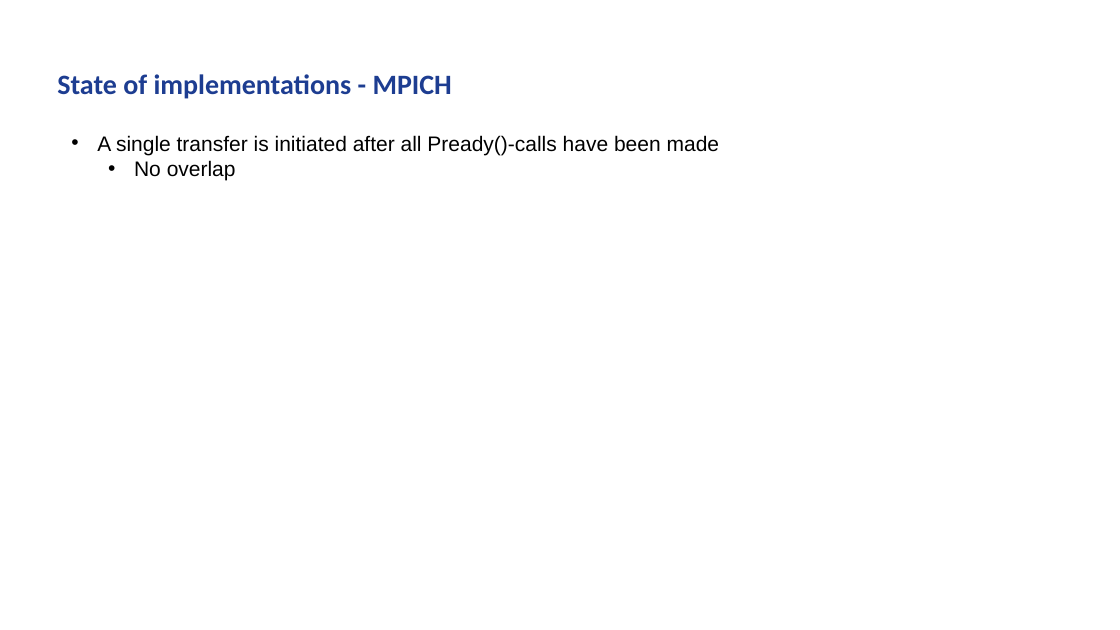
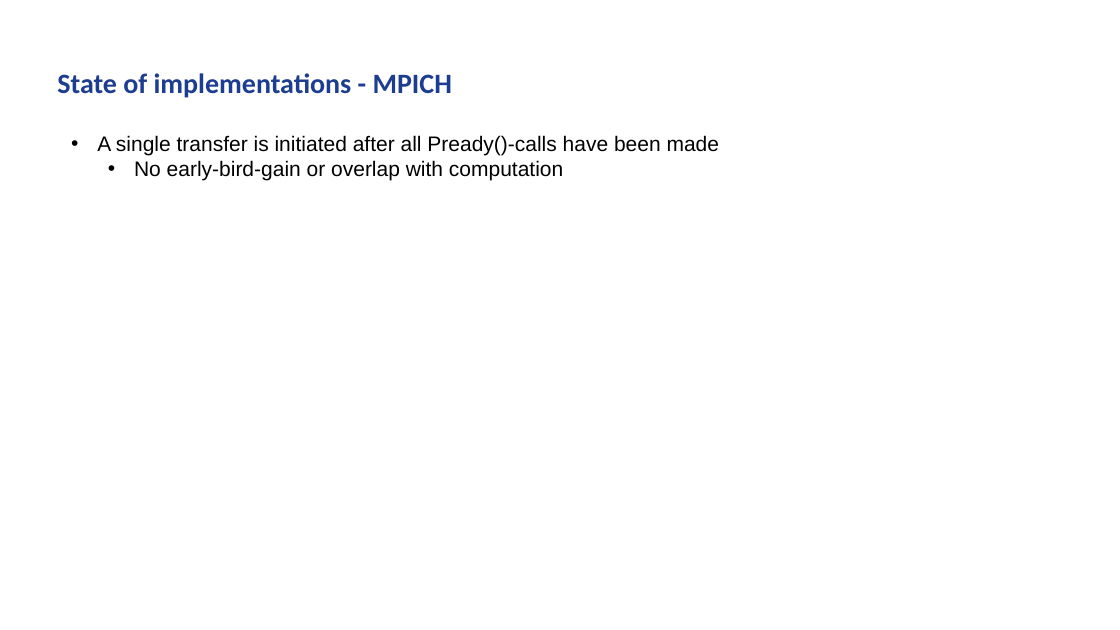
Before and after one commit to AxelSchneewind/mpi-benchmark, a slide deck: slide 6 of presentation/presentation-partitioned-progress.pptx. Drawn at 1120x630 pixels with LibreOffice and Linux fonts; fonts in the diff are those of the drawing; background and template pictures are left out. Boxes give left, top, right and bottom in pixels: in the first picture for what was removed or moved away, otherwise in the second. Text is boxed around its words. In the diff, an @@ line names an element or a change of style, - is before the commit and + after.

```diff
--- a/presentation/presentation-partitioned-progress.pptx
+++ b/presentation/presentation-partitioned-progress.pptx
@@ text at box(134, 160, 563, 180): text changed @@
-  • No overlap
+  • No early-bird-gain or overlap with computation
```
Also in this commit, not shown: 7 other slides changed, 2 slides added, 1 slide removed, 1 other file.
